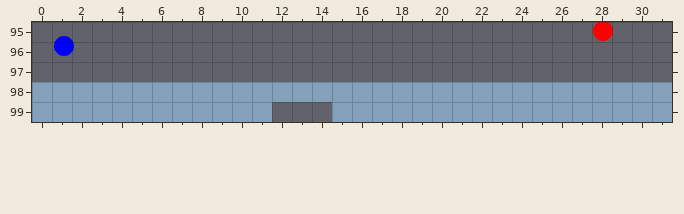
A Tiled map gets an edit: core/assets/maps/geometry.tmx. Above: the version before the commit.
Cells are 32x32 px. Shown: x 0..31, y 95..99.
After:
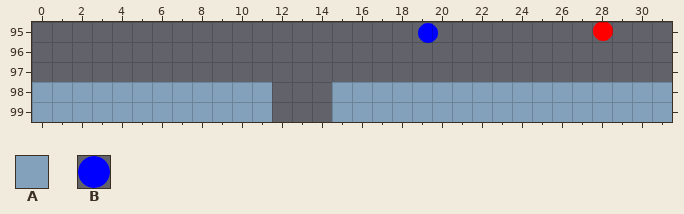
Key: from "level": A 0 "block", B 1 "blue_circle".
_ is an empty cell.
Objects are placed by their top-left corner, in cells (3,4 is the top-left corner of cell 3,4); size is 1x1 cell unless given.
Tiles replaced or removed in this view: A.
Diff:
Changed rows in their new state; . is an unchanged cell.
Layer "Tile Layer 1":
first column x 12:
 98 ___
Layer "Actors":
changed: B "blue_circle" at 1.1,95.7 -> B "blue_circle" at 19.3,95
Pixel boxes of the changes (left, top, right, bottom) in both pictures:
new place: (418, 23, 438, 43)
old place: (54, 36, 74, 56)
removed: (272, 82, 332, 102)
